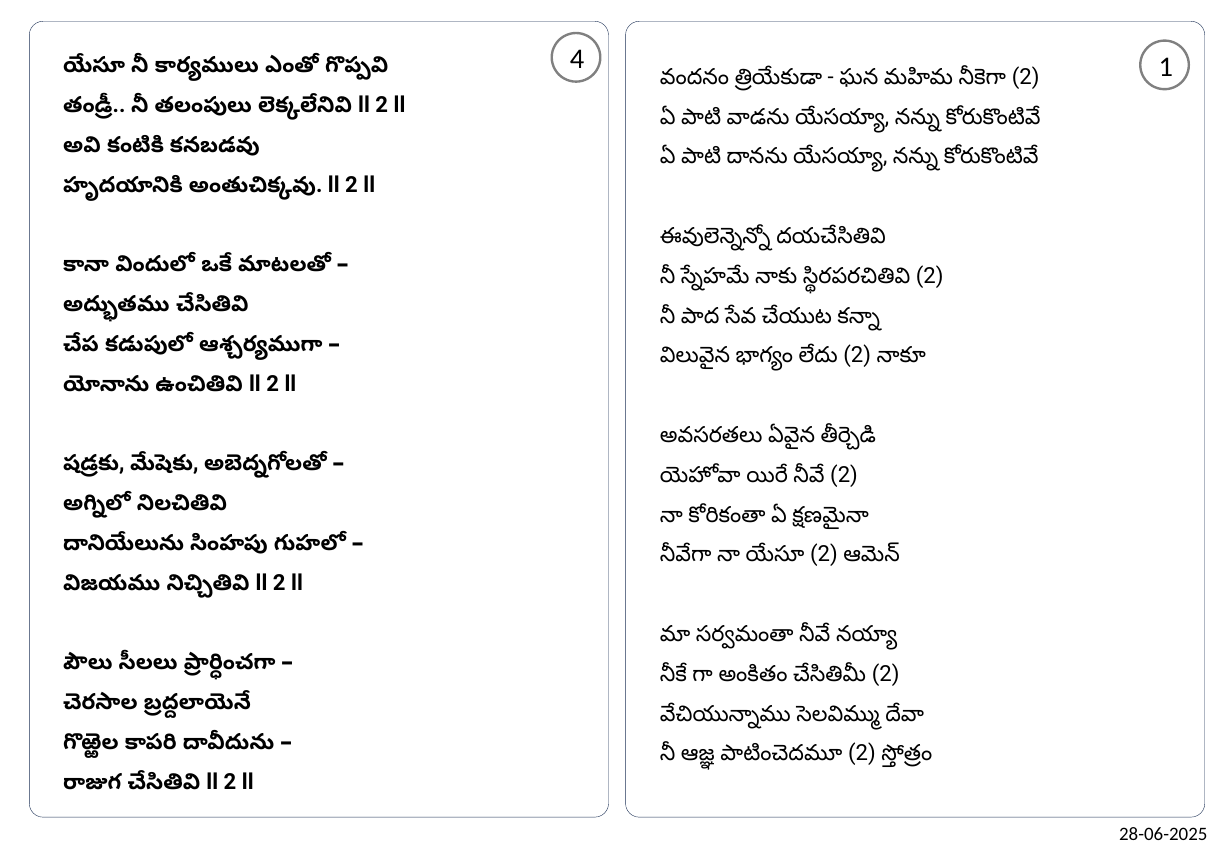
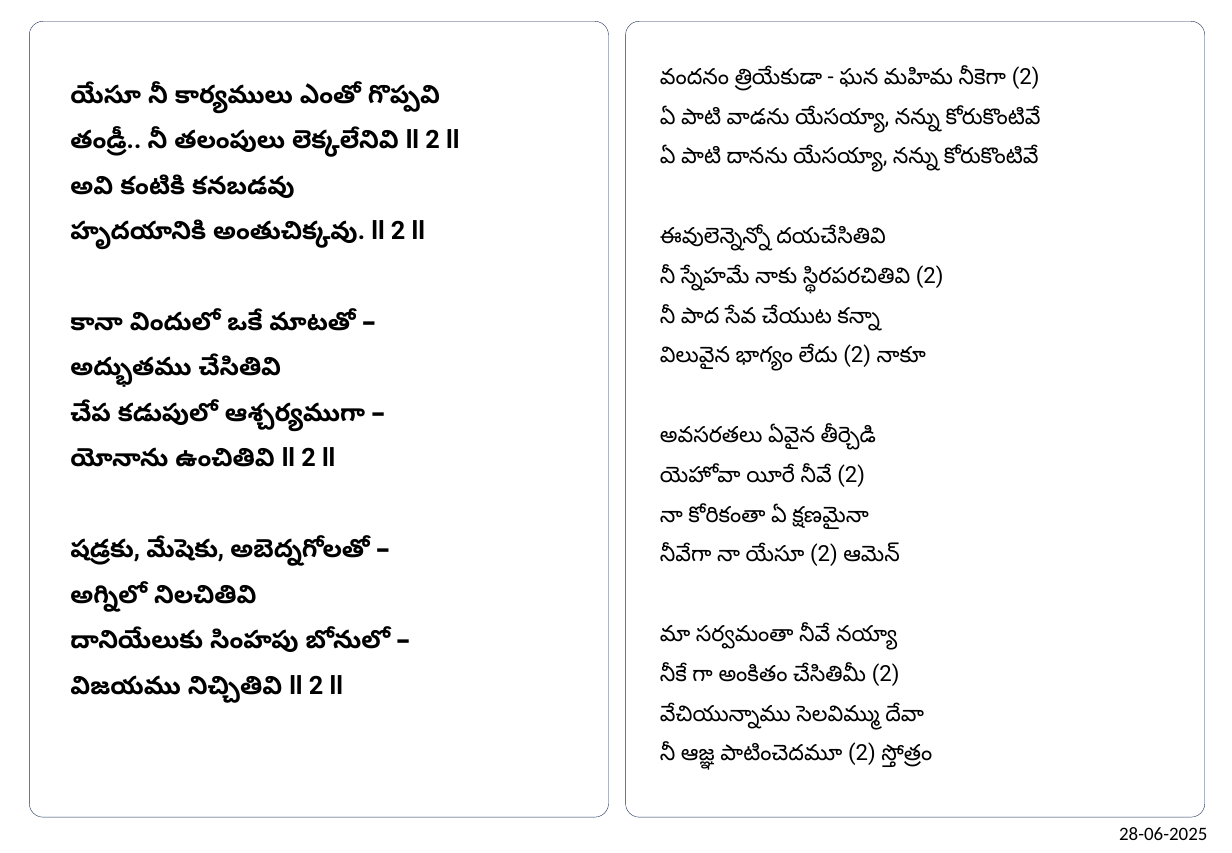
Before and after one commit to venu-webdev/songsDb, a slide deck: slide 1 of songsTemplate.pptx. Drawn at 1232x853 pixels with LibreOffice and Linux fonts; fonts in the diff are those of the drawing. Boxes give left, top, right and bottom in pixels: in the first picture for what was removed or moved away, otherwise in the second. Text is boxed around its words. In the diff, an @@ line names an element or a change of style, - is before the commit and + after.

```diff
--- a/songsTemplate.pptx
+++ b/songsTemplate.pptx
@@ text "యేసూ నీ కార్యములు ఎంతో గొప్పవి": place and size @@
-text "యేసూ నీ కార్యములు ఎంతో గొప్పవి" at [63, 57, 406, 790]
+text "యేసూ నీ కార్యములు ఎంతో గొప్పవి" at [70, 84, 459, 703]
@@ ellipse removed at [552, 33, 601, 82] @@
-4
@@ ellipse removed at [1141, 41, 1190, 90] @@
-1
@@ text at [70, 84, 459, 703]: size 14 to 16 pt in "యేసూ నీ కార్యములు ఎంతో గొప్పవి", "తండ్రీ.. నీ తలంపులు లెక్కలేనివి ll 2 ll", "అవి కంటికి కనబడవు", "హృదయానికి అంతుచిక్కవు. ll 2 ll" and 6 more places @@
@@ text at [70, 312, 355, 331]: text changed; size 14 to 16 pt @@
-కానా విందులో ఒకే మాటలతో –
+కానా విందులో ఒకే మాటతో –
@@ text at [660, 464, 865, 487]: text changed @@
-యెహోవా యిరే నీవే (2)
+యెహోవా యీరే నీవే (2)
@@ text at [63, 654, 275, 790]: paragraphs removed @@
-పౌలు సీలలు ప్రార్ధించగా –
-చెరసాల బ్రద్దలాయెనే
-గొఱ్ఱెల కాపరి దావీదును –
-రాజుగ చేసితివి ll 2 ll
@@ text at [70, 630, 391, 652]: text changed; size 14 to 16 pt @@
-దానియేలును సింహపు గుహలో –
+దానియేలుకు సింహపు బోనులో –
```
Also in this commit, not shown: 1 other slide changed, 2 other files.
